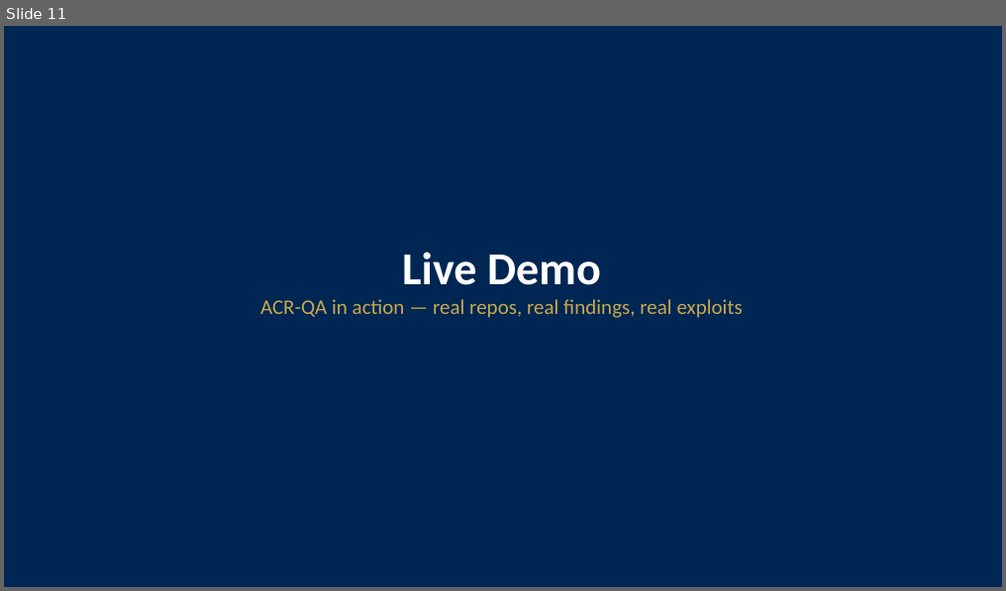
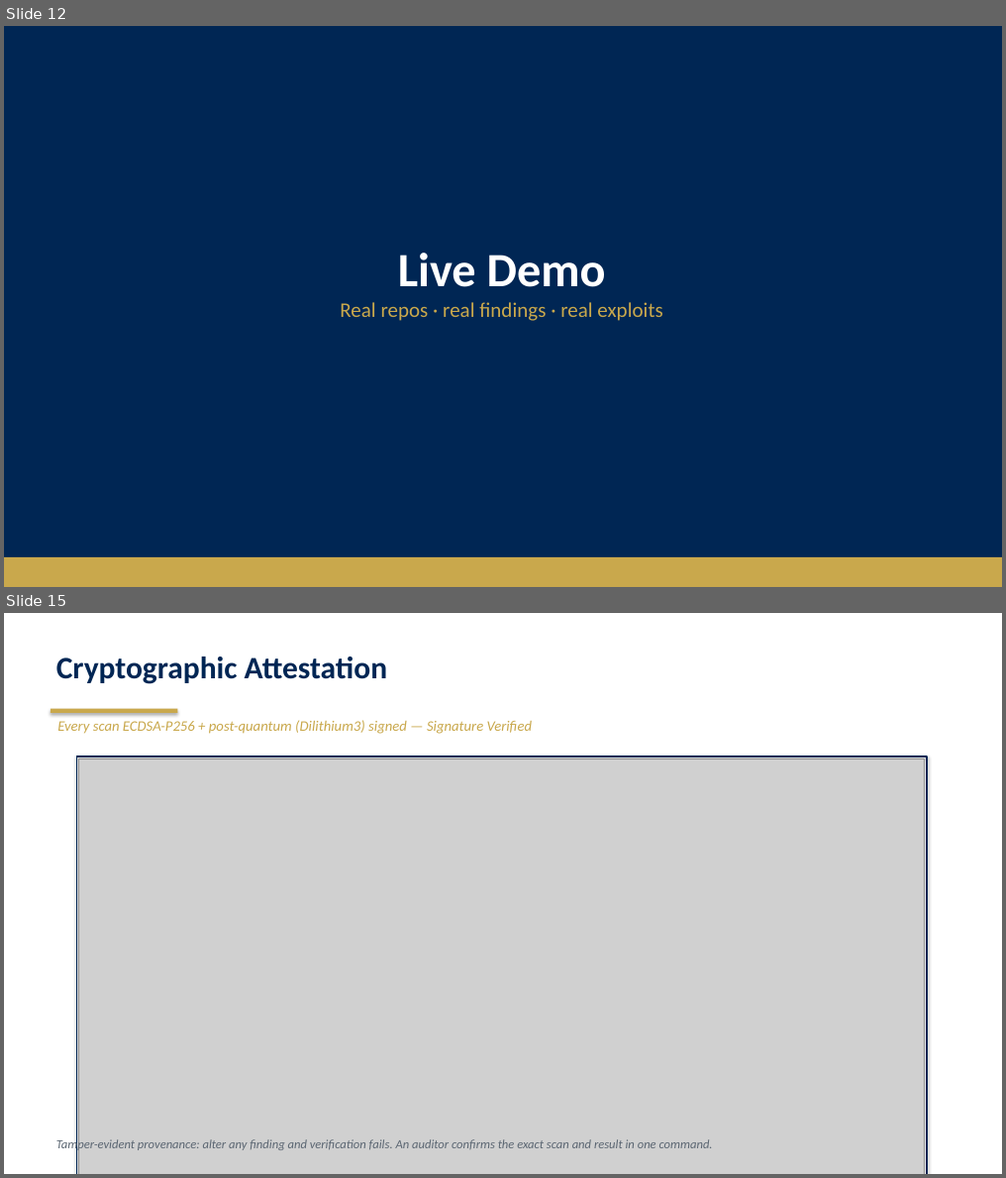
Before and after one commit to starredjaco/ACR-QA, a slide deck: docs/ACR-QA_Defense.odp. Shown one above the other, each under a label of ours: slide 11 before the commit, slides 12 and 15 after it; the slides between them are not shown. The pictures are 1006x591 and 1006x1178 pixels, drawn with LibreOffice and Linux fonts; fonts in the diff are those of the drawing; grey boxes stand for pictures. Boxes give left, top, right and bottom in pixels: in the first picture for what was removed or moved away, otherwise in the second. Text is boxed around its words. In the diff, an @@ line names an element or a change of style, - is before the commit and + after.

Commit message:
feat(defense): god-mode deck — sales narrative + real dashboard screenshots
Rebuild build_defense_deck.py into a 20-slide sales deck: hook (AI writes 1.88x more
vulns), market-reality hero stats ($10-50k vs $0), the Confirmed-Tier funnel visual
(1,942 -> 55), Evaluation table, three trust proofs, competitive matrix, "What ACR-QA
Delivers" close, and real embedded dashboard screenshots (Overview, run detail, OWASP
heatmap, verified attestation) captured live via Playwright. KSIU branding + logo.
Rendered and visually verified.

```diff
--- a/docs/ACR-QA_Defense.odp
+++ b/docs/ACR-QA_Defense.odp
@@ slide 15 added at box(4, 613, 1002, 1174), background #FFFFFF @@
@@ text added at box(56, 657, 388, 684), 30 pt, text #002654, bold @@
+Cryptographic Attestation
@@ rectangle added at box(51, 709, 177, 713), fill #C9A84C @@
@@ text added at box(57, 720, 532, 734), 14 pt, text #C9A84C, italic @@
+Every scan ECDSA-P256 + post-quantum (Dilithium3) signed — Signature Verified
@@ rectangle added at box(76, 757, 927, 1174), outline #002654 1.5 pt @@
@@ picture added at box(79, 759, 925, 1174) @@
@@ text added at box(56, 1139, 713, 1153), 12 pt, text #5B6672, italic @@
+Tamper-evident provenance: alter any finding and verification fails. An auditor confirms the exact scan and result in one command.
@@ what was slide 11 is now slide 12 @@
@@ slide 12 changed as well @@
@@ text at box(398, 253, 606, 287): size 44 to 46 pt in "Live Demo" @@
@@ text at box(340, 302, 662, 321): text changed @@
-ACR-QA in action — real repos, real findings, real exploits
+Real repos · real findings · real exploits
@@ rectangle added at box(4, 558, 1002, 587), fill #C9A84C @@
```
Also in this commit, not shown: 6 other slides changed, 12 other slides added, 7 slides removed, 8 other files.
